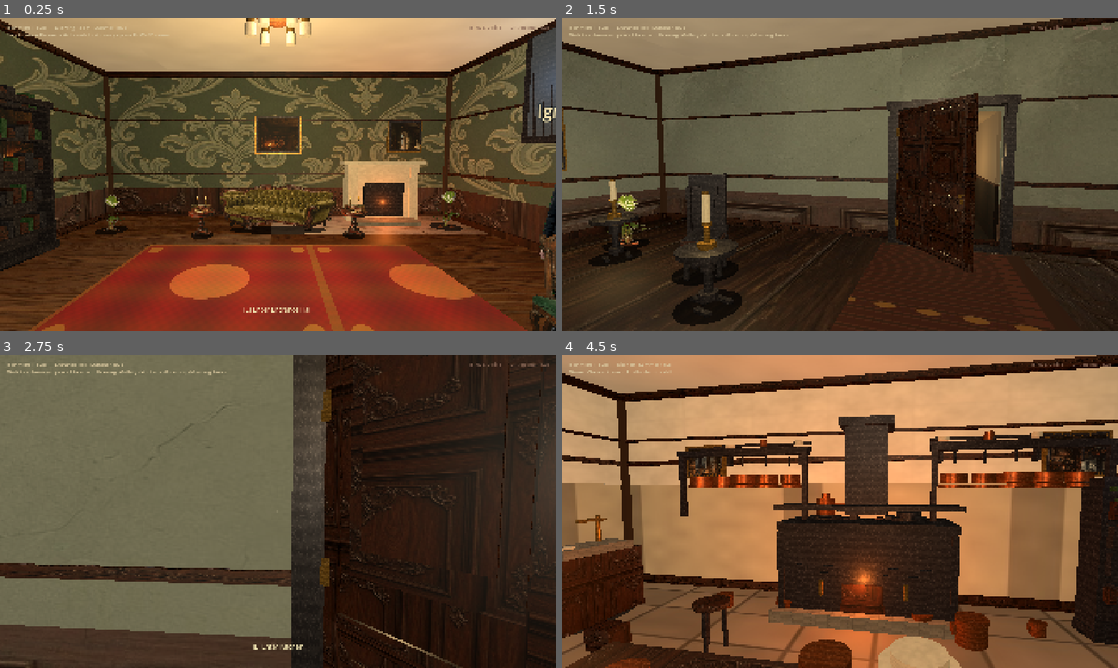
Above: before the commit, frames 1-4 (two rows, left to right).
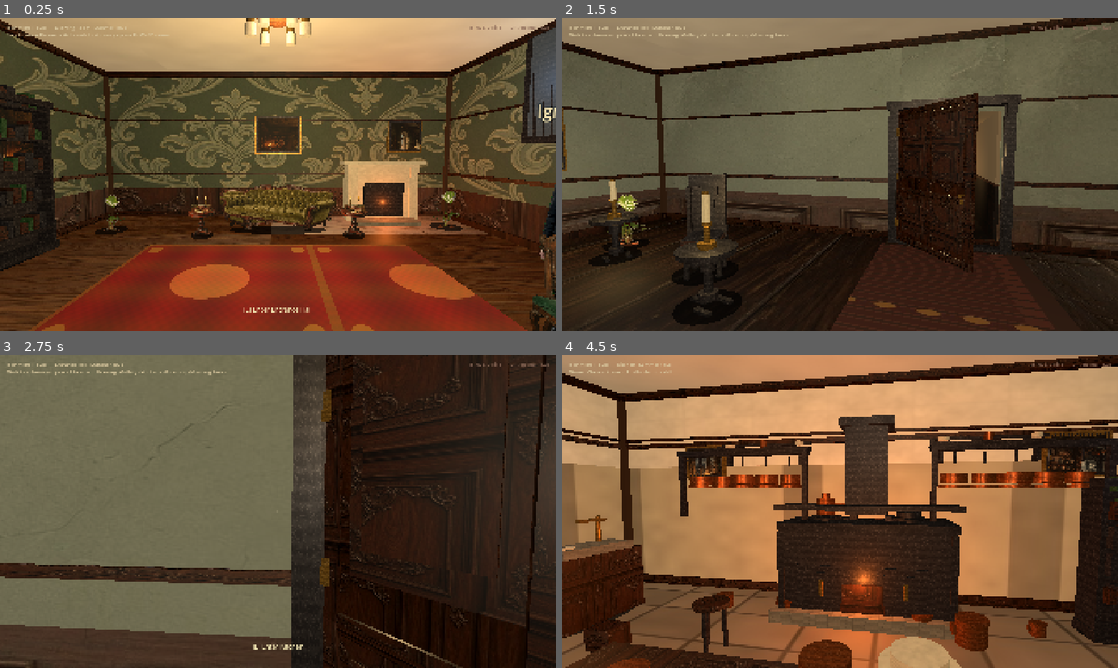
Above: after the commit, the same moments.

Repository: drakewing-eng/aetheric-engine
Game: Godot game, scene res://scenes/fps_main.tscn
The game is run twice, just before and just after one commit, with the same random seed, the same clock (stepped at 60 frames per second) and the same inputs.
Inputs (mouse positions are in pixels of both pictures, inside the frame that each line leads up to):
- Up to frame 1 (0.25 s): no input
- Up to frame 2 (1.5 s): tap Enter at 0.5 s; move the mouse to (867, 174) at 0.52 s; hold E (interact) 0.53-1.28 s; hold W (move_forward) from 0.53 s (still down); click (867, 174) at 0.67 s; move the mouse to (812, 174) at 1.27 s; tap E (interact) at 1.35 s
- Up to frame 3 (2.75 s): keep holding W (move_forward); tap E (interact) at 2 s; move the mouse to (289, 505) at 2.02 s; hold E (interact) from 2.03 s (still down)
- Up to frame 4 (4.5 s): keep holding W (move_forward); move the mouse to (834, 517) at 2.77 s; release E (interact) at 2.78 s; tap E (interact) at 2.85, 4.35 s; click (834, 517) at 2.92 s; move the mouse to (878, 514) at 3.52 s; hold E (interact) 3.53-4.28 s; tap Enter at 4.25 s; move the mouse to (795, 508) at 4.27 s

The runs differ from the first frame. In frame 2, 1.2% of the frame differs, in the area x 22-79%, y 29-100%; in frame 3, 0.3%; in frame 4, 6.7%, in the area x 0-100%, y 0-100%.

Commit message:
visual loop 24: max kitchen/workshop/conservatory wainscot, garden hedge layers, drawing denser

Diff:
--- a/aetheric-engine-godot/scripts/fps_props.gd
+++ b/aetheric-engine-godot/scripts/fps_props.gd
@@ -1018,16 +1018,14 @@
 	root.rotation_degrees.y = feat.get("yaw", 0.0)
 	var w: float = feat.get("width", 2.5)
 	var h: float = feat.get("height", 3.2)
-	# Exterior garden (behind glass) — continuous sky + hedge, no floating mid-air balls
-	_add_box(root, Vector3(0, h * 0.68, -0.22), Vector3(w + 0.1, h * 0.72, 0.05), Color(0.52, 0.66, 0.78), false, 0.98)
-	# Distant lawn strip
-	_add_box(root, Vector3(0, h * 0.12, -0.2), Vector3(w + 0.1, h * 0.22, 0.05), Color(0.28, 0.42, 0.2), false, 0.92)
-	# Continuous hedge row (low, grounded)
-	_add_box(root, Vector3(0, h * 0.22, -0.15), Vector3(w * 0.92, h * 0.18, 0.12), Color(0.16, 0.36, 0.14), false, 0.88)
-	# Soft canopy tops on hedge (low only)
-	for i in 5:
-		var fx := -w * 0.38 + i * (w * 0.19)
-		_add_sphere_blob(root, Vector3(fx, h * 0.3, -0.14), 0.14 + (i % 2) * 0.04, Color(0.2, 0.4, 0.16))
+	# Exterior garden plate: sky + lawn + layered hedge (grounded only)
+	_add_box(root, Vector3(0, h * 0.7, -0.24), Vector3(w + 0.15, h * 0.75, 0.05), Color(0.5, 0.64, 0.78), false, 0.98)
+	_add_box(root, Vector3(0, h * 0.1, -0.22), Vector3(w + 0.15, h * 0.2, 0.05), Color(0.3, 0.44, 0.22), false, 0.92)
+	_add_box(root, Vector3(0, h * 0.2, -0.16), Vector3(w * 0.95, h * 0.16, 0.14), Color(0.14, 0.34, 0.12), false, 0.88)
+	_add_box(root, Vector3(0, h * 0.28, -0.14), Vector3(w * 0.88, h * 0.1, 0.1), Color(0.18, 0.38, 0.14), false, 0.88)
+	for i in 6:
+		var fx := -w * 0.4 + i * (w * 0.16)
+		_add_sphere_blob(root, Vector3(fx, h * 0.32, -0.12), 0.12 + (i % 2) * 0.03, Color(0.18, 0.38, 0.14))
 	# Perimeter iron
 	var bar := 0.06
 	_add_box(root, Vector3(0, bar * 0.5, 0), Vector3(w, bar, 0.08), IRON, true, 0.45)
--- a/aetheric-engine-godot/scripts/fps_rooms.gd
+++ b/aetheric-engine-godot/scripts/fps_rooms.gd
@@ -118,6 +118,9 @@
 			{"kind": "side_table", "pos": [-1.4, 0.0, 2.4], "yaw": 10.0},
 			{"kind": "plant", "pos": [-3.6, 0.0, -3.5], "scale": 0.85,
 				"texture": "res://assets/props/plants/plant_palm.png", "width": 0.7, "height": 1.0},
+			{"kind": "chair", "pos": [1.8, 0.0, 1.5], "yaw": -40.0, "fabric": Color(0.4, 0.22, 0.16)},
+			{"kind": "side_table", "pos": [2.4, 0.0, 1.0], "yaw": 15.0},
+			{"kind": "crate", "pos": [-3.8, 0.0, 2.0], "scale": 0.55},
 		],
 		"doors": [
 			{
@@ -456,7 +459,7 @@
 		"wall_style": "victorian",
 		"wallpaper": TEX + "wallpaper_workshop.jpg",
 		"wainscot": TEX + "wainscot_workshop.jpg",
-		"wainscot_height": 1.9,
+		"wainscot_height": 2.15,
 		"floor_texture": TEX + "floor_workshop.jpg",
 		"floor_color": Color(0.18, 0.13, 0.09),
 		"light_energy": 1.05,
@@ -577,11 +580,12 @@
 		"wallpaper": TEX + "wallpaper_conservatory.jpg",
 		"wainscot": TEX + "wainscot_conservatory.jpg",
 		"floor_texture": TEX + "floor_conservatory.jpg",
-		"floor_color": Color(0.38, 0.4, 0.34),
-		"ceiling_color": Color(0.7, 0.78, 0.74),
+		"floor_color": Color(0.36, 0.42, 0.32),
+		"ceiling_color": Color(0.68, 0.78, 0.72),
 		"light_energy": 1.15,
 		"light_color": Color(0.85, 0.92, 0.95),
-		"wainscot_height": 1.0,
+		# Tall green-tinted dado covers most solid plaster (glass walls still dominate)
+		"wainscot_height": 2.6,
 		"walls": {},
 		"features": [
 			{"kind": "glass_wall", "pos": [4.35, 0.0, 0.0], "yaw": -90.0, "width": 3.8, "height": 3.5},
@@ -678,7 +682,7 @@
 		"wall_style": "victorian",
 		"wallpaper": TEX + "wallpaper_kitchen.jpg",
 		"wainscot": TEX + "wainscot_kitchen.jpg",
-		"wainscot_height": 2.15,
+		"wainscot_height": 2.45,
 		"floor_texture": TEX + "floor_kitchen.jpg",
 		"floor_color": Color(0.34, 0.26, 0.18),
 		"ceiling_color": Color(0.72, 0.65, 0.55),
